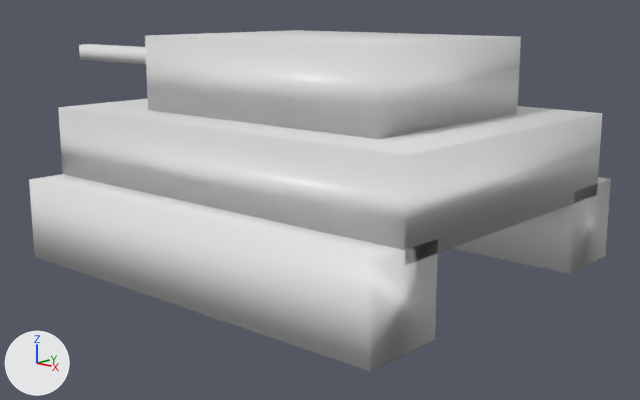
The Blender file units/tank.blend: old version first, new version second.
Rendered twice from a 50 mm lens placed at (14.37, -12.48, 5.32), pointed at (-0.71, 4.61, 0.23). Arrows for +X, +Y and +Z are at lower left; the lights stay in place.

Before the edit, the objects in view are built like this:
```python
ob_cube = bpy.data.objects.new('Cube', me_cube)
ob_cube.location = (0.0, 0.0, 0.0)
ob_cube.scale = (5.41, 1.0, 1.0)
ob_cube_001 = bpy.data.objects.new('Cube.001', me_cube_001)
ob_cube_001.location = (0.0, 7.64, 0.0)
ob_cube_001.scale = (5.41, 1.0, 1.0)
ob_cube_002 = bpy.data.objects.new('Cube.002', me_cube_002)
ob_cube_002.location = (0.0, 3.92, 1.72)
ob_cube_002.scale = (5.41, 3.96, 1.0)
ob_cube_003 = bpy.data.objects.new('Cube.003', me_cube_003)
ob_cube_003.location = (0.34, 3.77, 3.58)
ob_cube_003.scale = (3.58, 2.69, 0.938)
ob_cube_004 = bpy.data.objects.new('Cube.004', me_cube_004)
ob_cube_004.location = (-4.25, 3.74, 3.79)
ob_cube_004.scale = (5.41, 0.25, 0.229)
```
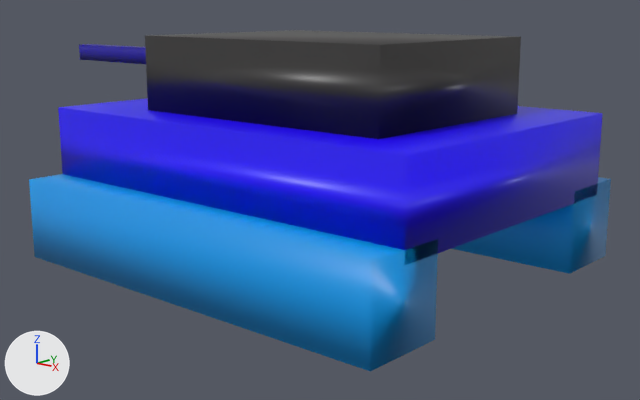
Pixel boxes [x1, y1, x2, y2] of what changed, in the pictures (640 x 400 px):
'Cube.002', recoloured (white to blue)
    both: [58, 98, 603, 264]
'Cube', recoloured (white to blue)
    both: [29, 174, 438, 371]
'Cube.003', recoloured
    both: [145, 30, 521, 139]
'Cube.001', recoloured (white to blue)
    both: [451, 177, 611, 274]
'Cube.004', recoloured (white to blue)
    both: [79, 44, 146, 64]

The change in detail:
Material 'Material.001' (mat_material_001) changes colour from white #e7e7e7 to blue #0097e7; in linear values from (0.8, 0.8, 0.8) to (0.0, 0.311, 0.8).
Material 'Material.002' (mat_material_002) changes colour from white #e7e7e7 to blue #2300ff; in linear values from (0.8, 0.8, 0.8) to (0.0167, 0.0, 1.0).
Material 'Material.003' (mat_material_003) changes colour from white #e7e7e7 to black #313030; in linear values from (0.8, 0.8, 0.8) to (0.0311, 0.0295, 0.0295).
Material 'Material.004' (mat_material_004) changes colour from white #e7e7e7 to blue #140097; in linear values from (0.8, 0.8, 0.8) to (0.00685, 0.0, 0.311).
me_cube has 8 vertices, 6 faces and spans x -1.0..1.0, y -1.0..1.0, z -1.0..1.0.
me_cube no longer uses material mat_material (white #e7e7e7).
me_cube now uses material mat_material_001 (blue #0097e7).
